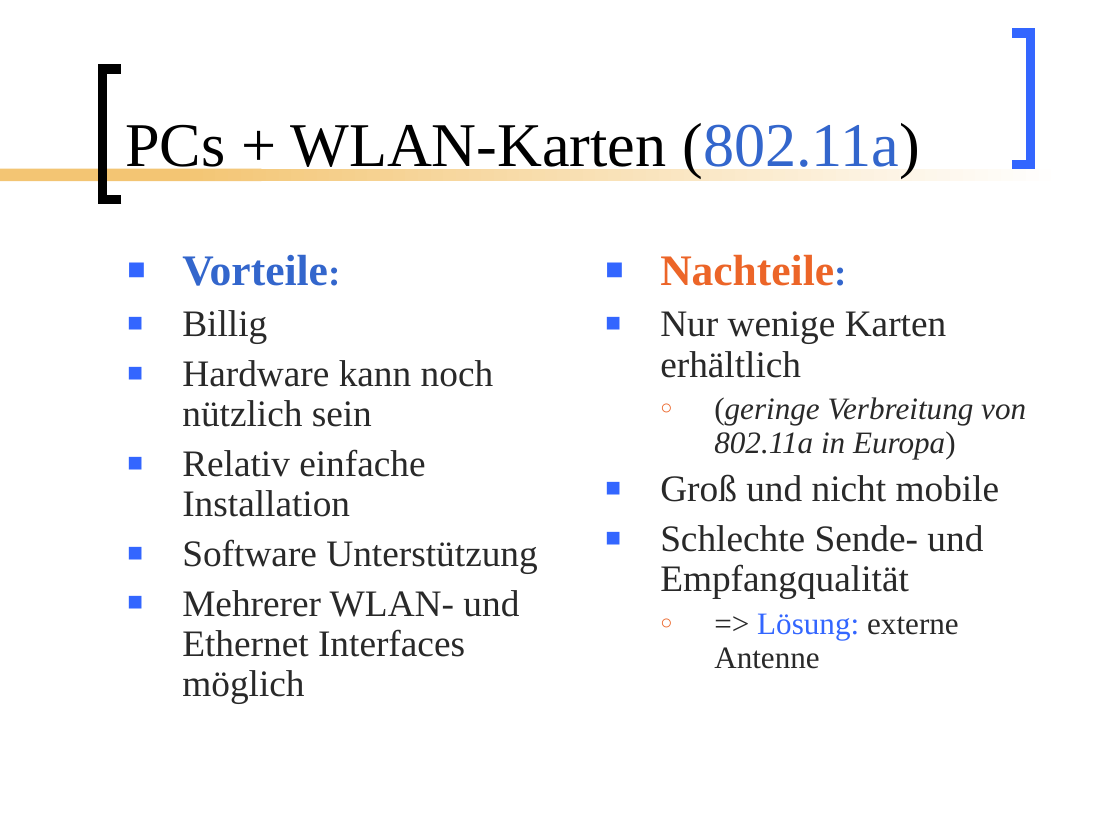
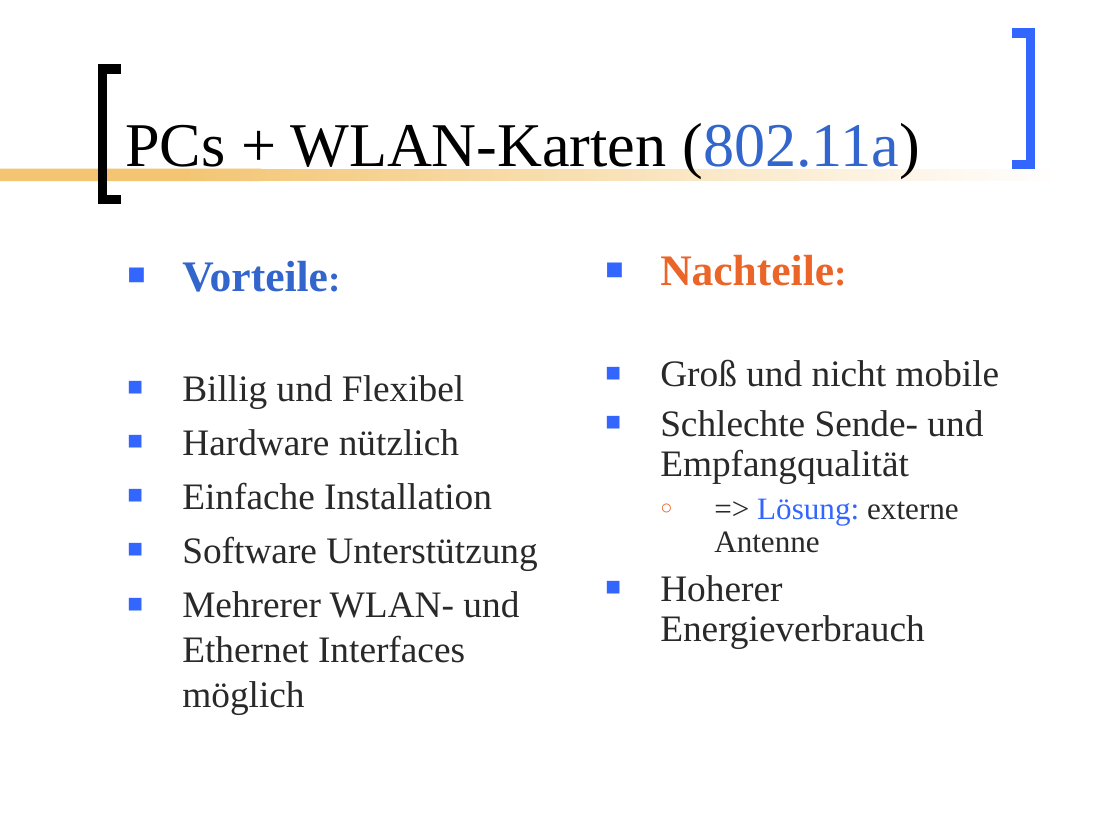
Before and after one commit to BackupTheBerlios/mesh2nexus-svn, a slide deck: slide 13 of documents/folien/Mesh_Vortrag.ppt (slide 14 before the commit). Drawn at 1120x840 pixels with LibreOffice and Linux fonts; fonts in the diff are those of the drawing. Boxes give left, top, right and bottom in pixels: in the first picture for what was removed or moved away, otherwise in the second. Text is boxed around its words. In the diff, an @@ line names an element or a change of style, - is before the commit and + after.

```diff
--- a/documents/folien/Mesh_Vortrag.ppt
+++ b/documents/folien/Mesh_Vortrag.ppt
@@ text at (182,260,537,714): line spacing 0.9 to 1 @@
@@ text at (660,311,1026,459): paragraphs removed @@
-■ Nur wenige Karten erhältlich
-  ○ (geringe Verbreitung von 802.11a in Europa)
@@ text at (182,375,492,510): text changed @@
-■ Billig
-■ Hardware kann noch nützlich sein
-■ Relativ einfache Installation
+■ Billig und Flexibel
+■ Hardware nützlich
+■ Einfache Installation
@@ text at (660,575,924,648): paragraph added @@
+■ Hoherer Energieverbrauch
```
Also in this commit, not shown: 14 other slides changed, 1 slide removed.
